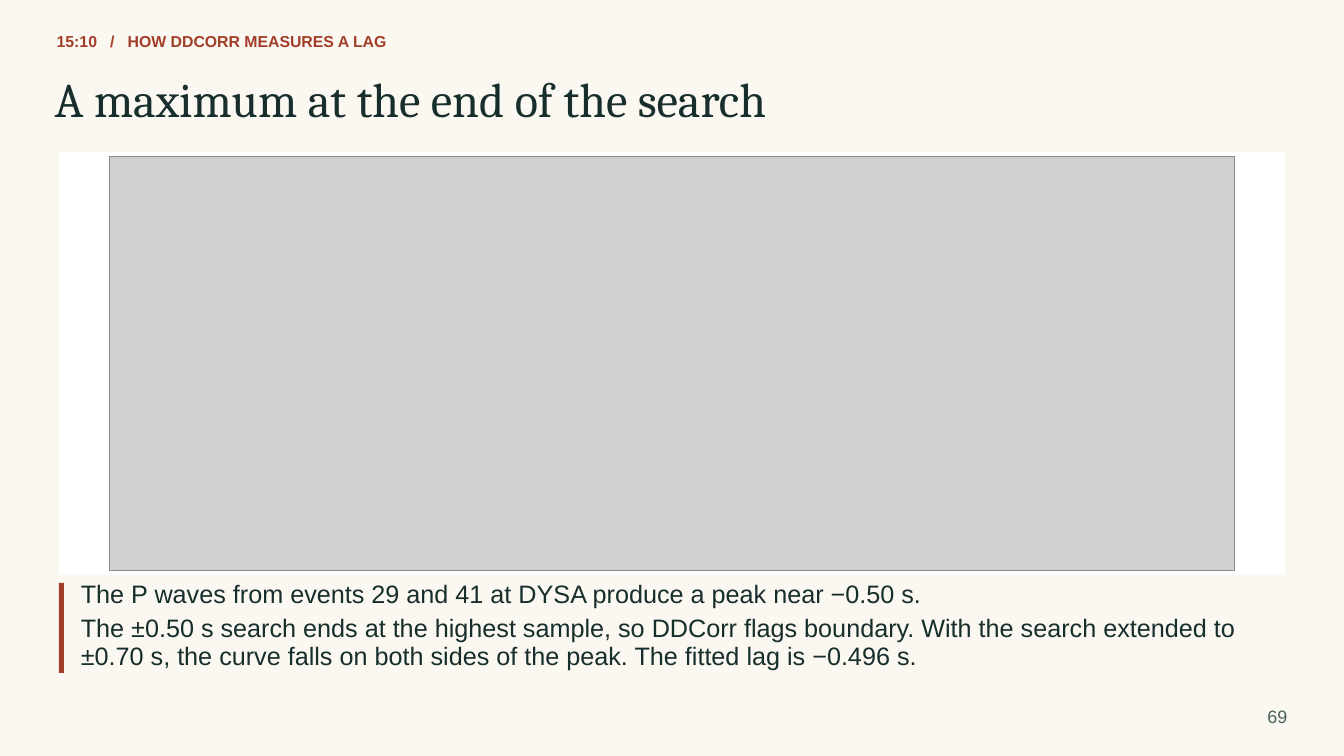
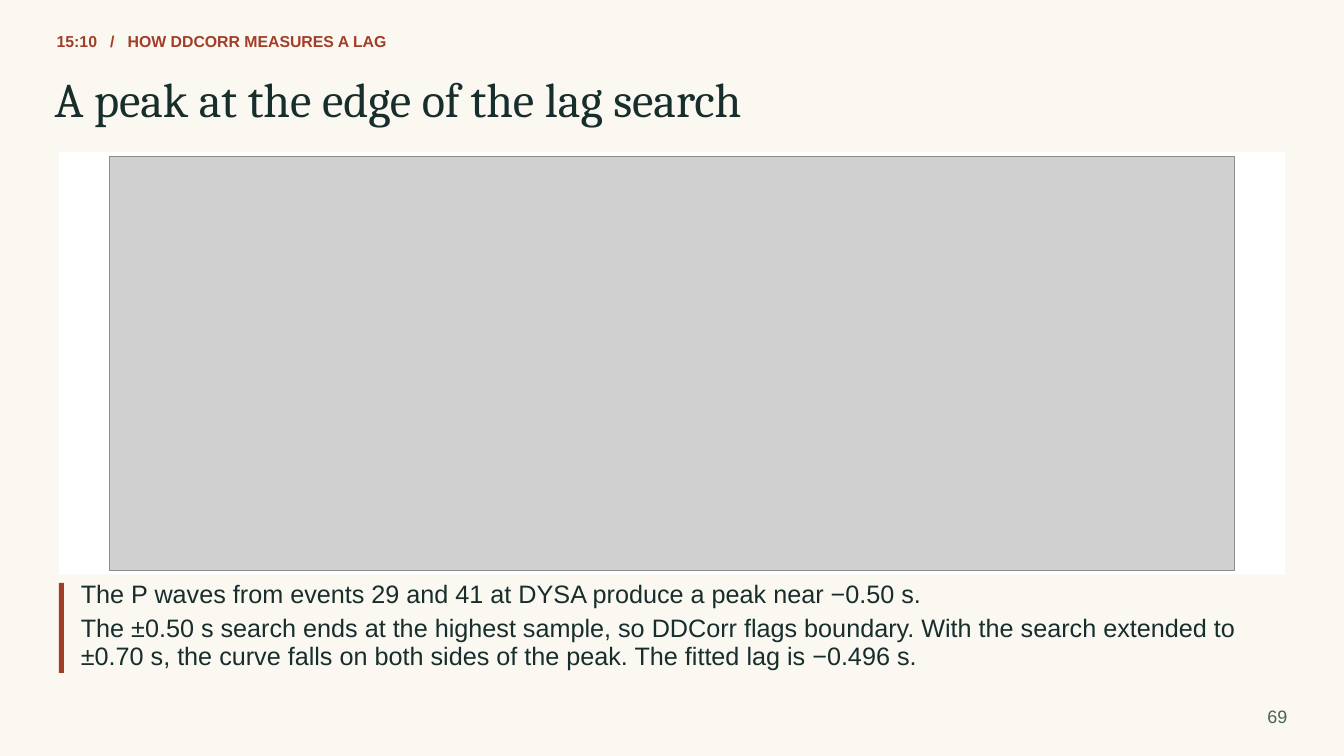
Before and after one commit to eliasrh/DDCorr.jl, a slide deck: slide 69 of teaching/DDCorr_minicourse.pptx. Drawn at 1344x756 pixels with LibreOffice and Linux fonts; fonts in the diff are those of the drawing; grey boxes stand for pictures. Boxes give left, top, right and bottom in pixels: in the first picture for what was removed or moved away, otherwise in the second. Text is boxed around its words. In the diff, an @@ line names an element or a change of style, - is before the commit and + after.

```diff
--- a/teaching/DDCorr_minicourse.pptx
+++ b/teaching/DDCorr_minicourse.pptx
@@ text at (x1=55, y1=82, x2=741, y2=128): text changed @@
-A maximum at the end of the search
+A peak at the edge of the lag search
```
Also in this commit, not shown: 14 other slides changed, 3 slides added, 3 slides removed, 23 other files.
